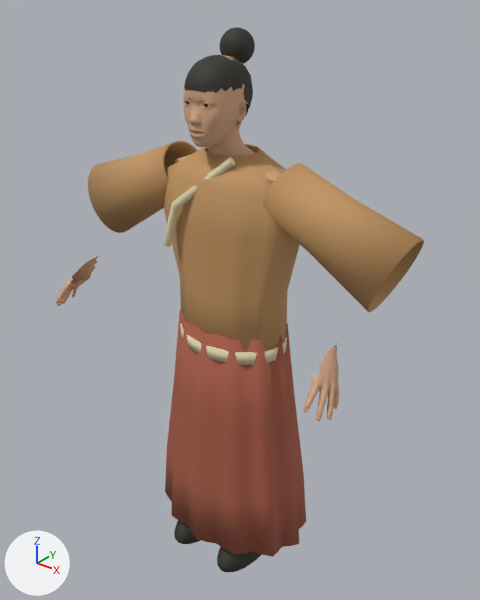
An edit to the glTF model assets/kit/architecture/resident-female.glb, drawn before and after from the same camera.
One viewpoint serves both versions: a 50 mm lens placed at (1.168, -1.369, 1.858), pointed at (0.016, 0.071, 0.965). Arrows for +X, +Y and +Z are at lower left; the lights stay in place. The first picture is the older version. Vertices at exactly the same position are counted once.

The first picture shows 'diagonal collar seam.001', 'ruqun resident belt', 'ruqun resident fitted natural scalp hair', 'ruqun resident natural adult head neck and hands', 'ruqun resident pleated skirt or robe', 'ruqun resident shaped upper garment', 'ruqun resident sleeve', 'ruqun resident sleeve.001', 'shoe.003', 'tied hair.001' and 1 more.
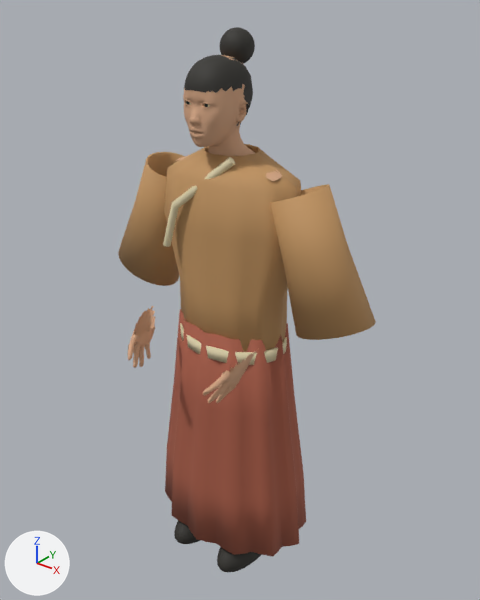
Where the change shows, as pixel boxes (x1, y1, x2, y2) in the pictures (480 x 600 px; the box of a moved part takes in the faces that stretch with it):
'ruqun resident sleeve.001', moved, turned: before (263, 163, 424, 312); after (271, 184, 376, 340)
'ruqun resident sleeve', moved, turned: before (88, 141, 198, 233); after (118, 152, 185, 286)
'ruqun resident natural adult head neck and hands', reshaped (45% narrower): before (56, 55, 339, 421); after (128, 55, 282, 403)
part 1 of me_ruqun_resident_natural_adult_head_neck_and_hands, moved or reshaped: before (56, 256, 98, 306); after (128, 306, 155, 368)
part 2 of me_ruqun_resident_natural_adult_head_neck_and_hands, moved or reshaped: before (303, 345, 339, 421); after (202, 348, 259, 403)

The change, as a diff of the scene's bpy script:
```diff
--- a/assets/kit/architecture/resident-female.glb.py
+++ b/assets/kit/architecture/resident-female.glb.py
@@ me_ruqun_resident_natural_adult_head_neck_and_hands @@
 # used by ob_ruqun_resident_natural_adult_head_neck_and_hands; location = (0.0, 0.054, 0.0)
-me_ruqun_resident_natural_adult_head_neck_and_hands.from_pydata(...)  # 7220 vertices, 14292 faces; spans x -0.514..0.514, y -0.308..0.055, z 0.895..1.68
+me_ruqun_resident_natural_adult_head_neck_and_hands.from_pydata(...)  # 7220 vertices, 14292 faces; spans x -0.21..0.21, y -0.308..0.055, z 0.789..1.68
+# me_ruqun_resident_natural_adult_head_neck_and_hands part 1: the loose piece of 1367 vertices spanning x -0.514..-0.45, y -0.308..-0.137, z 0.895..1.043 is turned -44 degrees about the y axis through its middle, then moved by (0.301, 0.0, -0.106)
+# me_ruqun_resident_natural_adult_head_neck_and_hands part 2: the loose piece of 1367 vertices spanning x 0.45..0.514, y -0.308..-0.137, z 0.895..1.043 is turned 44 degrees about the y axis through its middle, then moved by (-0.301, 0.0, -0.106)
 me_ruqun_resident_natural_adult_head_neck_and_hands.materials.append(mat_warm_human_skin)
@@ ob_ruqun_resident_sleeve @@
 ob_ruqun_resident_sleeve = bpy.data.objects.new('ruqun resident sleeve', me_ruqun_resident_sleeve)
-ob_ruqun_resident_sleeve.location = (-0.18, 0.054, 1.35)
-ob_ruqun_resident_sleeve.rotation_euler = (0.0, -2.012, 0.0)  # degrees (0, -115, 0)
+ob_ruqun_resident_sleeve.location = (-0.228, 0.054, 1.347)
+ob_ruqun_resident_sleeve.rotation_euler = (0.0, -2.78, 0.0)  # degrees (0, -159, 0)
@@ ob_ruqun_resident_sleeve_001 @@
 ob_ruqun_resident_sleeve_001 = bpy.data.objects.new('ruqun resident sleeve.001', me_ruqun_resident_sleeve_001)
-ob_ruqun_resident_sleeve_001.location = (0.18, 0.054, 1.35)
-ob_ruqun_resident_sleeve_001.rotation_euler = (0.0, 2.012, 0.0)  # degrees (0, 115, 0)
+ob_ruqun_resident_sleeve_001.location = (0.228, 0.054, 1.347)
+ob_ruqun_resident_sleeve_001.rotation_euler = (0.0, 2.78, 0.0)  # degrees (0, 159, 0)
```
